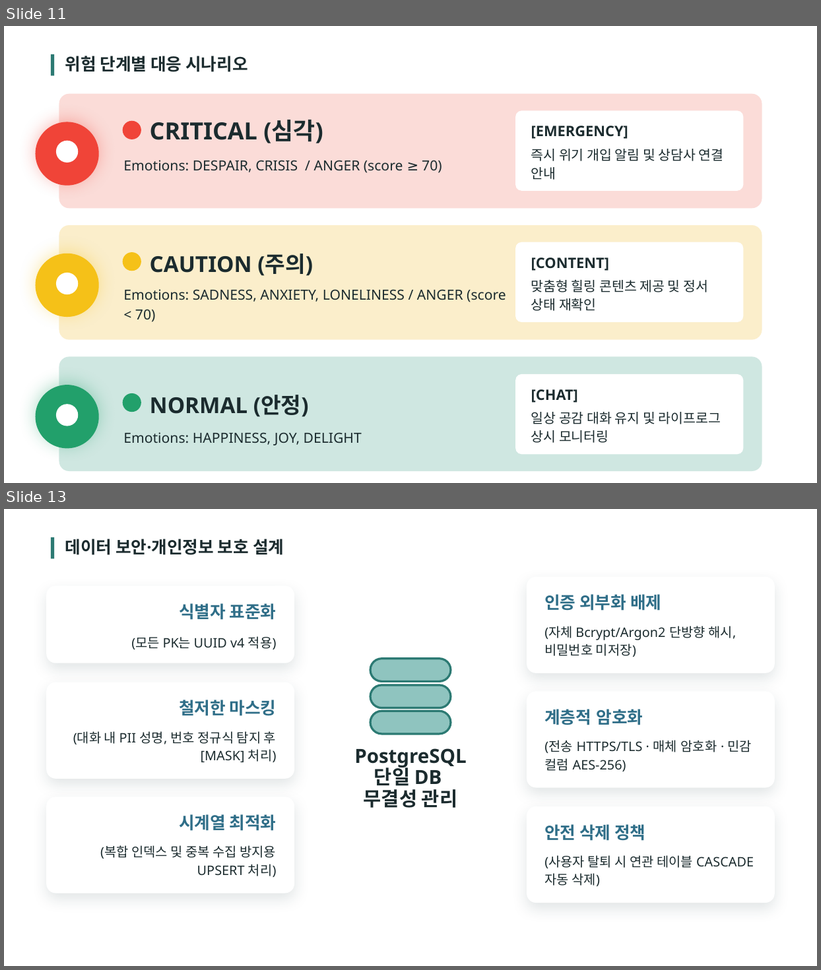
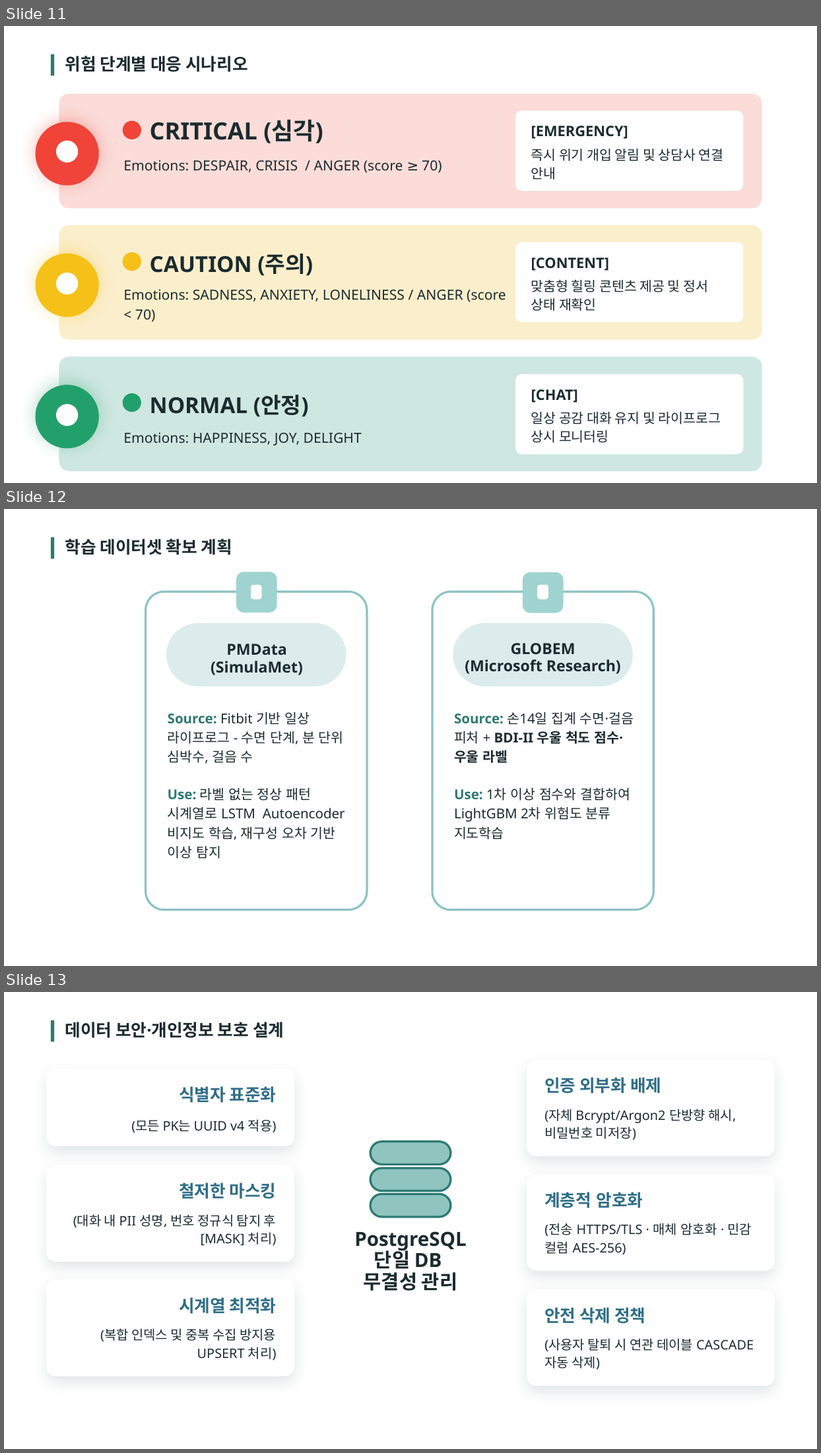
Before and after one commit to 2026-SMHRD-KDT-HealthCare-5/lisn, a slide deck: Documents/프로젝트_기획서_발표자료_귀기울임.pptx. Shown one above the other, each under a label of ours: slides 11 and 13 before the commit, slides 11, 12 and 13 after it; the slides between them are not shown. The pictures are 821x970 and 821x1453 pixels, drawn with LibreOffice and Linux fonts; fonts in the diff are those of the drawing. Boxes give left, top, right and bottom in pixels: in the first picture for what was removed or moved away, otherwise in the second. Text is boxed around its words. In the diff, an @@ line names an element or a change of style, - is before the commit and + after.

```diff
--- a/Documents/프로젝트_기획서_발표자료_귀기울임.pptx
+++ b/Documents/프로젝트_기획서_발표자료_귀기울임.pptx
@@ slide 12 added at <box>4,509,817,966</box>, background #FFFFFF @@
@@ rectangle added at <box>51,537,54,559</box>, fill #2C7A73 @@
@@ text added at <box>65,539,232,555</box>, 30 pt, text #1B2B2E, bold @@
+학습 데이터셋 확보 계획
@@ rounded rectangle added at <box>236,572,277,613</box>, fill #9ED3D0 @@
@@ rounded rectangle added at <box>251,585,262,599</box>, fill #FFFFFF @@
@@ rounded rectangle added at <box>523,572,564,613</box>, fill #9ED3D0 @@
@@ rounded rectangle added at <box>537,585,548,599</box>, fill #FFFFFF @@
@@ rounded rectangle added at <box>145,591,366,910</box>, outline #8EC3C4 3.75 pt @@
@@ rounded rectangle added at <box>432,591,653,910</box>, outline #8EC3C4 3.75 pt @@
@@ rounded rectangle added at <box>166,623,346,687</box>, fill #DCECEC @@
@@ rounded rectangle added at <box>453,623,632,687</box>, fill #DCECEC @@
@@ text added at <box>211,644,303,675</box>, 27 pt, text #1B2B2E, bold @@
+PMData
+(SimulaMet)
@@ text added at <box>465,643,621,674</box>, 27 pt, text #1B2B2E, bold @@
+GLOBEM
+(Microsoft Research)
@@ text added at <box>168,712,344,764</box>, 24 pt, text #1B2B2E @@
+Source: Fitbit 기반 일상 라이프로그 - 수면 단계, 분 단위 심박수, 걸음 수
@@ text added at <box>454,712,634,763</box>, 24 pt, text #1B2B2E, bold @@
+Source: 손14일 집계 수면·걸음 피처 + BDI-II 우울 척도 점수·우울 라벨
@@ text added at <box>168,788,345,859</box>, 24 pt, text #1B2B2E @@
+Use: 라벨 없는 정상 패턴 시계열로 LSTM Autoencoder 비지도 학습, 재구성 오차 기반 이상 탐지
@@ text added at <box>454,788,630,840</box>, 24 pt, text #1B2B2E @@
+Use: 1차 이상 점수와 결합하여 LightGBM 2차 위험도 분류 지도학습
```
Also in this commit, not shown: 2 slides changed, 1 slide removed, 14 other files.
